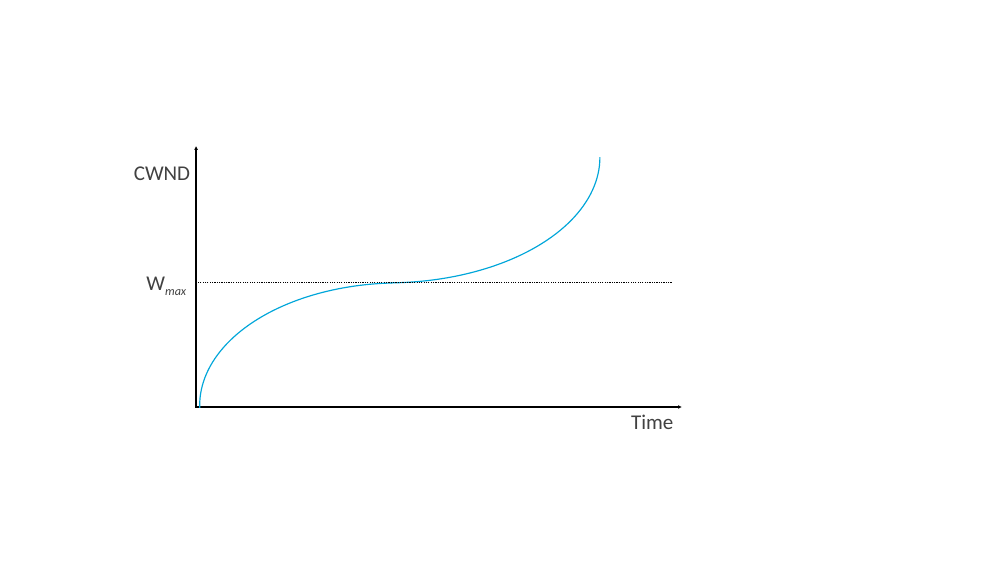
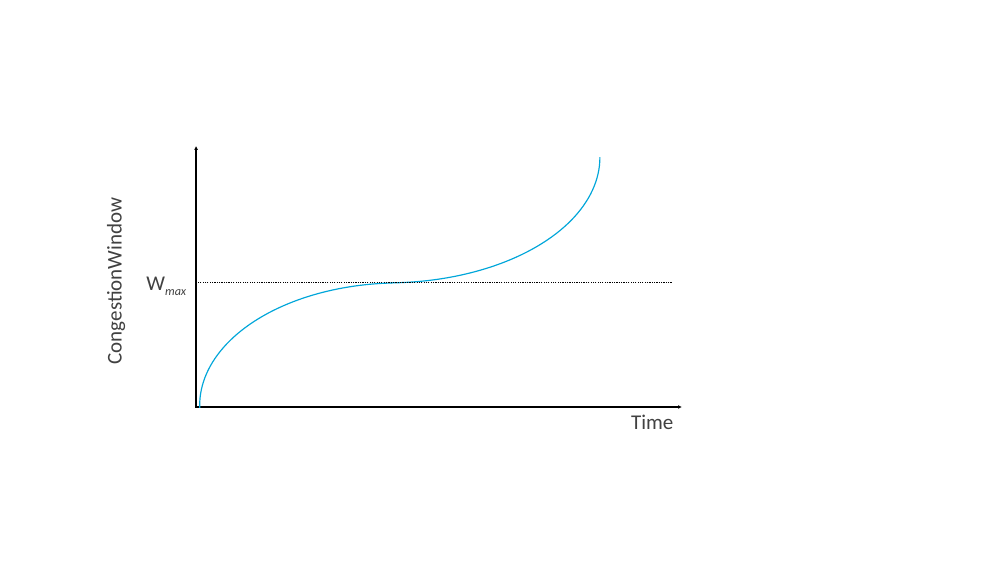
Before and after one commit to SystemsApproach/tcpcc, a slide deck: slide 9 of figures/Figure-sources.pptx. Drawn at 1008x567 pixels with LibreOffice and Linux fonts; fonts in the diff are those of the drawing. Boxes give left, top, right and bottom in pixels: in the first picture for what was removed or moved away, otherwise in the second. Text is boxed around its words. In the diff, an @@ line names an element or a change of style, - is before the commit and + after.

Commit message:
CWND -> CongestionWindow for CUBIC

```diff
--- a/figures/Figure-sources.pptx
+++ b/figures/Figure-sources.pptx
@@ text removed at <box>134,166,190,180</box> @@
-CWND
@@ text added at <box>102,214,128,360</box>, 40 pt, text #414141 @@
+CongestionWindow
```
Also in this commit, not shown: 2 other files.
